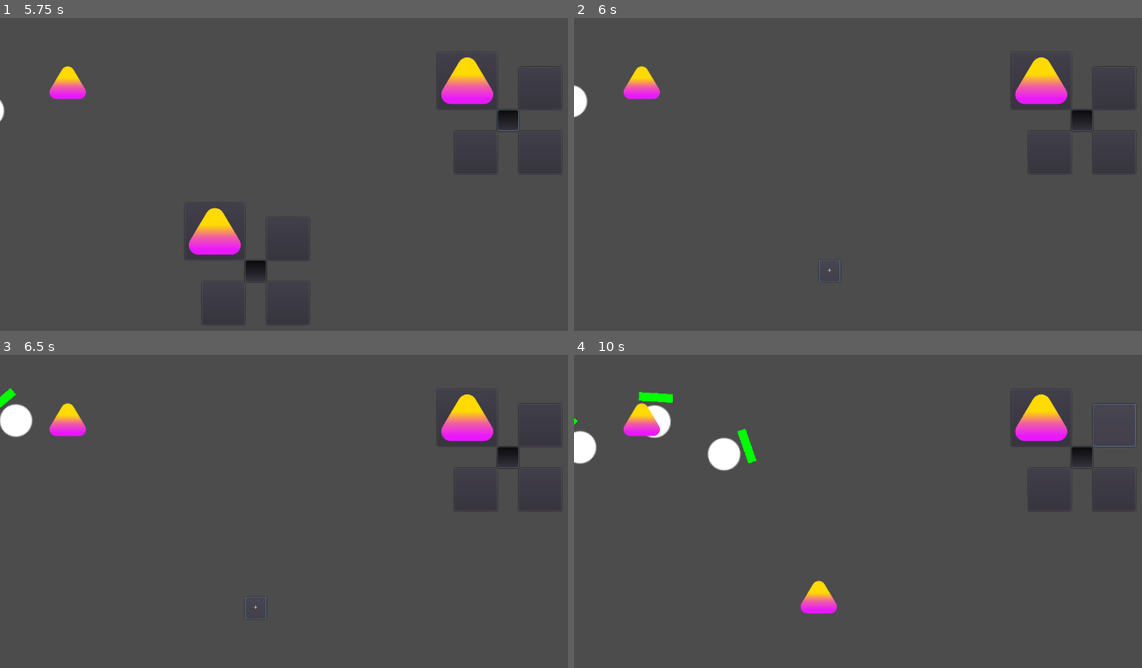
Above: before the commit, frames 1-4 (two rows, left to right).
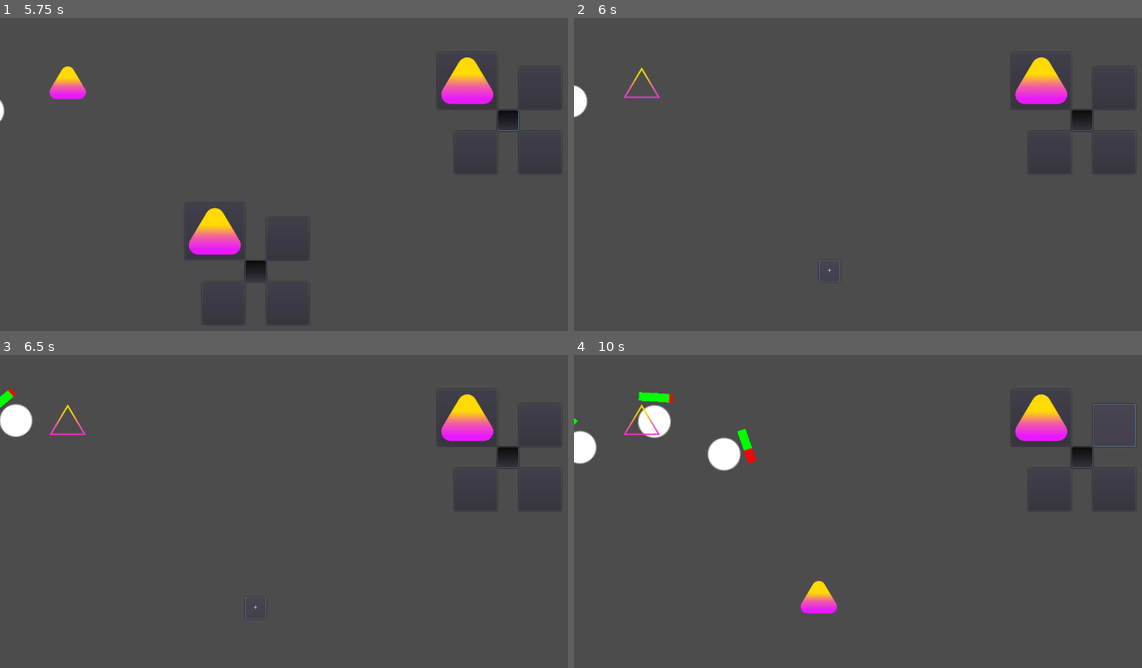
Above: after the commit, the same moments.

Repository: chadrc/godot-rona-jam
Game: Godot game, scene res://AngelsVsEllipsis/level/test_level.tscn
Same seed, same stepped clock (60 frames per second), same inputs: the game is played once before the commit and once after it.
Inputs (mouse positions are in pixels of both pictures, inside the frame that each line leads up to):
- Up to frame 1 (5.75 s): click "+" at 0.5 s; click (39, 52) at 1.25 s; click "+" at 2 s; click (289, 240) at 2.75 s; click (289, 302) at 3.5 s; click (221, 302) at 4.25 s; click "+" at 5 s
- Up to frame 2 (6 s): click "+" at 5.75 s
- Up to frame 3 (6.5 s): no input
- Up to frame 4 (10 s): click "+" at 6.5 s; click "+" at 7.25 s; click (789, 567) at 8 s; click "+" at 8.75 s; click (1113, 423) at 9.5 s

Frame 1 is identical in both runs. In frame 2, 0.5% of the frame differs, in the area x 8-16%, y 15-27%; in frame 3, 0.5%; in frame 4, 0.6%, in the area x 8-33%, y 12-35%.
Error in both runs: Invalid call. Nonexistent function 'instance' in base 'Nil'. (res://AngelsVsEllipsis/ui/tower_placement/tower_placement.gd:27)

Commit message:
Fixed towers not connecting signals on ready.

Diff:
--- a/AngelsVsEllipsis/level/testing_interaction.tscn
+++ b/AngelsVsEllipsis/level/testing_interaction.tscn
@@ -7,7 +7,6 @@
 
 [node name="Tower" parent="." instance=ExtResource( 2 )]
 position = Vector2( 322.372, 217.214 )
-atkDamage = 5.0
 atkSpeed = 0.5
 
 [node name="Circle" parent="." instance=ExtResource( 1 )]
--- a/AngelsVsEllipsis/towers/tower.gd
+++ b/AngelsVsEllipsis/towers/tower.gd
@@ -22,6 +22,9 @@
 func _ready():
 	$AnimatedSprite.animation = 'idle'
 
+	self.connect("area_entered", self, "_on_Tower_area_entered")
+	self.connect("area_exited", self, "_on_Tower_area_exited")
+
 
 # Called every frame. 'delta' is the elapsed time since the previous frame.
 func _process(delta):
@@ -32,8 +35,8 @@
 		currentAtkTime -= delta
 
 		#When attack time reaches 0, attack the enemy that's at the front of our current targets array
-		if currentAtkTime <= 0 && currentTargets[0] != null:
-			currentTargetsData[currentTargets[0]].area.take_damage(atkDamage)
+		if currentAtkTime <= 0 && currentTargets.front() != null && currentTargetsData.has(currentTargets.front()):
+			currentTargetsData[currentTargets.front()].area.take_damage(atkDamage)
 			currentAtkTime = atkSpeed
 
 	else:
--- a/project.godot
+++ b/project.godot
@@ -45,6 +45,14 @@
 window/size/width=1280
 window/size/height=720
 
+[input]
+
+click={
+"deadzone": 0.5,
+"events": [ Object(InputEventMouseButton,"resource_local_to_scene":false,"resource_name":"","device":0,"alt":false,"shift":false,"control":false,"meta":false,"command":false,"button_mask":0,"position":Vector2( 0, 0 ),"global_position":Vector2( 0, 0 ),"factor":1.0,"button_index":1,"pressed":false,"doubleclick":false,"script":null)
+ ]
+}
+
 [rendering]
 
 quality/driver/driver_name="GLES2"
